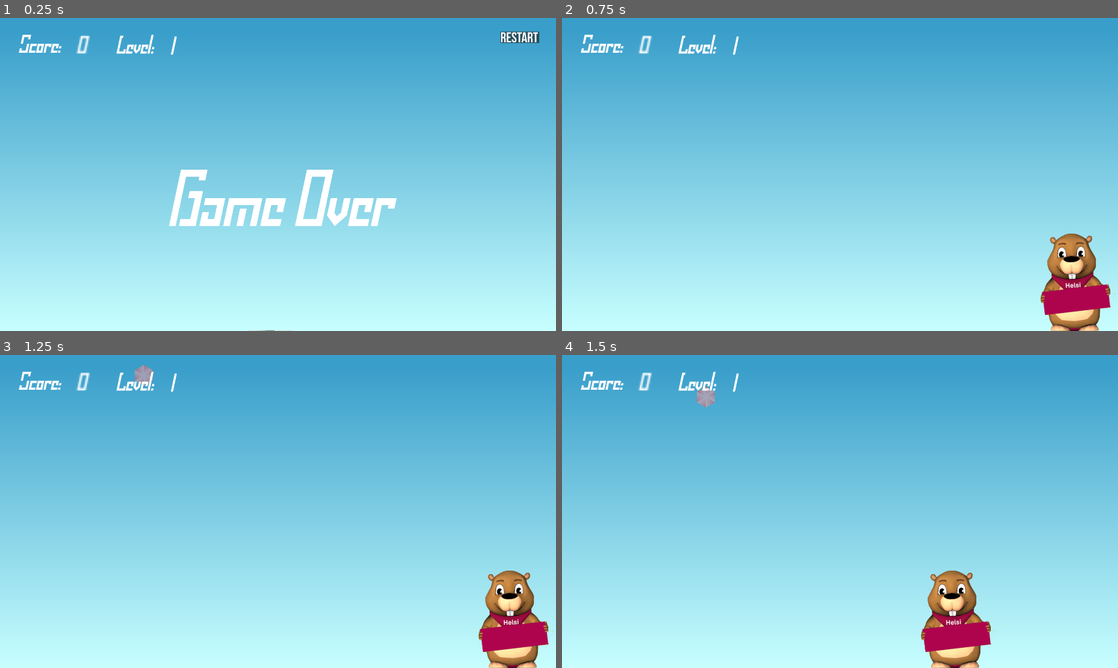
Above: before the commit, frames 1-4 (two rows, left to right).
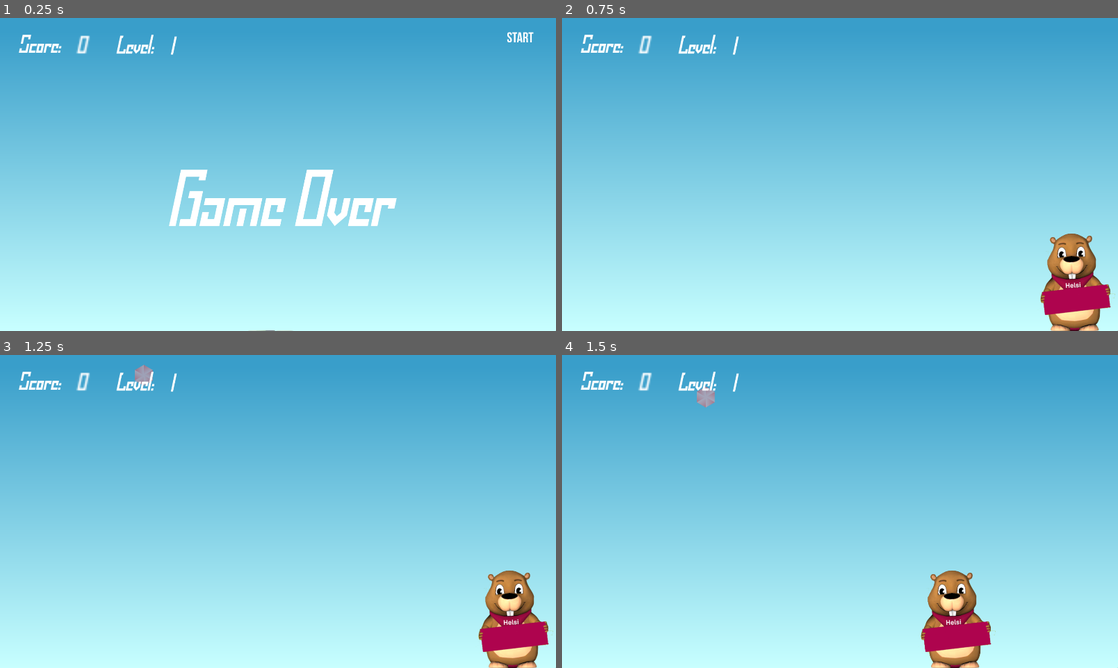
Above: after the commit, the same moments.

Repository: helsana/innoweek_game
Game: Godot game, scene res://World.tscn
The game is run twice, just before and just after one commit, with the same random seed, the same clock (stepped at 60 frames per second) and the same inputs.
Inputs (mouse positions are in pixels of both pictures, inside the frame that each line leads up to):
- Up to frame 1 (0.25 s): no input
- Up to frame 2 (0.75 s): click (1079, 36) at 0.5 s
- Up to frame 3 (1.25 s): no input
- Up to frame 4 (1.5 s): move the mouse to (962, 495) at 1.27 s

The runs differ from the first frame. In frame 1, 0.2% of the frame differs, in the area x 90-97%, y 4-8%; in frame 2, nothing differs; in frame 3, nothing differs; in frame 4, nothing differs.

Commit message:
Start button

Diff:
--- a/GUI.tscn
+++ b/GUI.tscn
@@ -3,9 +3,9 @@
 [ext_resource type="Texture2D" uid="uid://c022fsfm044io" path="res://Background.png" id="1"]
 [ext_resource type="FontFile" uid="uid://d0t3remmj46qn" path="res://Fonts/operational amplifier.ttf" id="2"]
 [ext_resource type="Script" path="res://Score.gd" id="3"]
-[ext_resource type="Texture2D" uid="uid://ymdeb8ik0e0t" path="res://Restart.png" id="4"]
 [ext_resource type="Script" path="res://Level.gd" id="4_xqwcc"]
 [ext_resource type="Script" path="res://Button.gd" id="5"]
+[ext_resource type="Texture2D" uid="uid://c5ktyo0yj8gwd" path="res://Start.png" id="5_hivdm"]
 
 [sub_resource type="FontFile" id="3"]
 subpixel_positioning = 0
@@ -237,7 +237,9 @@
 offset_bottom = 121.0
 grow_horizontal = 0
 scale = Vector2(0.5, 0.5)
-icon = ExtResource("4")
+icon = ExtResource("5_hivdm")
+flat = true
+icon_alignment = 1
 script = ExtResource("5")
 
 [connection signal="pressed" from="Restart" to="Restart" method="_on_Button_pressed"]
Binary file changed: Restart.png
Binary file added: Start.png
Not shown, added: Start.png.import
Not shown, changed: .DS_Store
